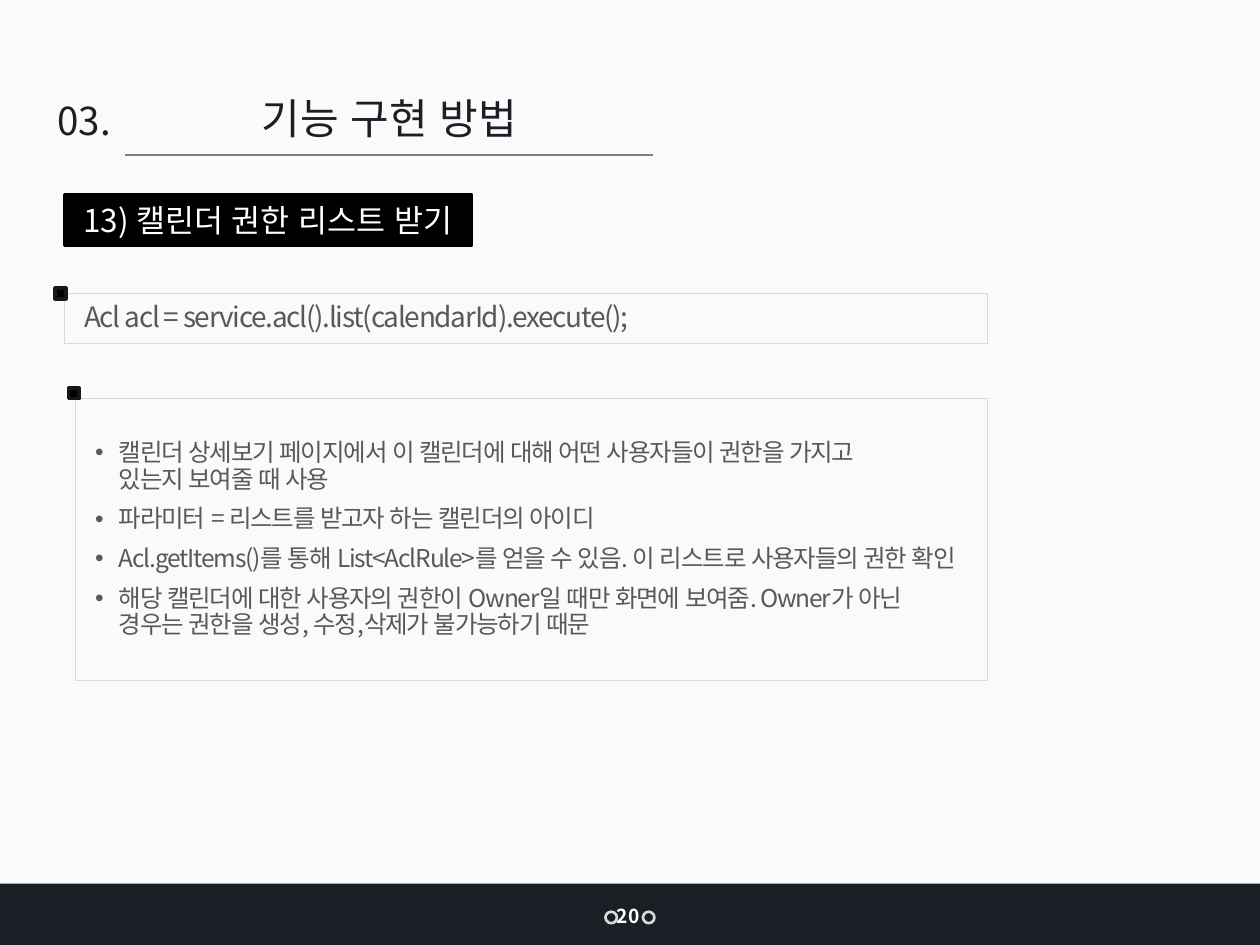
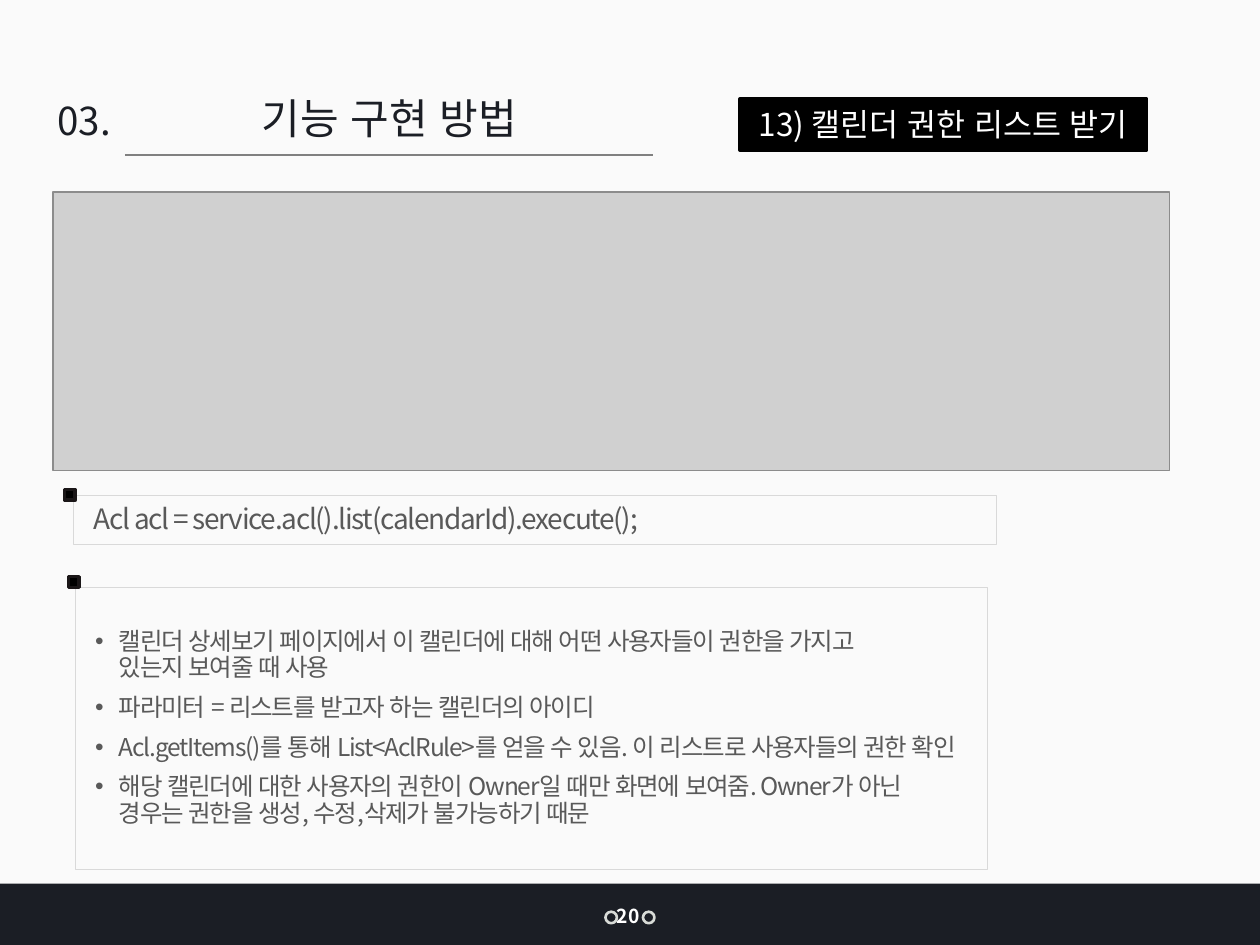
Before and after one commit to jangys/calendarProjectDocument, a slide deck: slide 41 of 인턴 최종 발표_장연수.pptx (slide 32 before the commit). Drawn at 1260x945 pixels with LibreOffice and Linux fonts; fonts in the diff are those of the drawing; grey boxes stand for pictures. Boxes give left, top, right and bottom in pixels: in the first picture for what was removed or moved away, otherwise in the second. Text is boxed around its words. In the diff, an @@ line names an element or a change of style, - is before the commit and + after.

```diff
--- a/인턴 최종 발표_장연수.pptx
+++ b/인턴 최종 발표_장연수.pptx
@@ rectangle "13) 캘린더 권한 리스트 받기": place and size @@
-rectangle "13) 캘린더 권한 리스트 받기" at [64, 195, 471, 246]
+rectangle "13) 캘린더 권한 리스트 받기" at [740, 100, 1147, 150]
@@ picture added at [53, 192, 1169, 470] @@
@@ rectangle: place and size @@
-rectangle at [55, 289, 67, 299]
+rectangle at [64, 490, 76, 500]
@@ rectangle "Acl acl = service.acl().list(calendarId).execute();": place and size @@
-rectangle "Acl acl = service.acl().list(calendarId).execute();" at [64, 294, 987, 343]
+rectangle "Acl acl = service.acl().list(calendarId).execute();" at [74, 495, 997, 544]
@@ rectangle: place and size @@
-rectangle at [68, 388, 79, 398]
+rectangle at [68, 577, 79, 587]
@@ rectangle "캘린더 상세보기 페이지에서 이 캘린더에 ...": place and size @@
-rectangle "캘린더 상세보기 페이지에서 이 캘린더에 ..." at [76, 398, 988, 680]
+rectangle "캘린더 상세보기 페이지에서 이 캘린더에 ..." at [76, 587, 988, 869]
```
Also in this commit, not shown: 26 other slides changed, 12 slides added, 4 slides removed, 3 other files.
